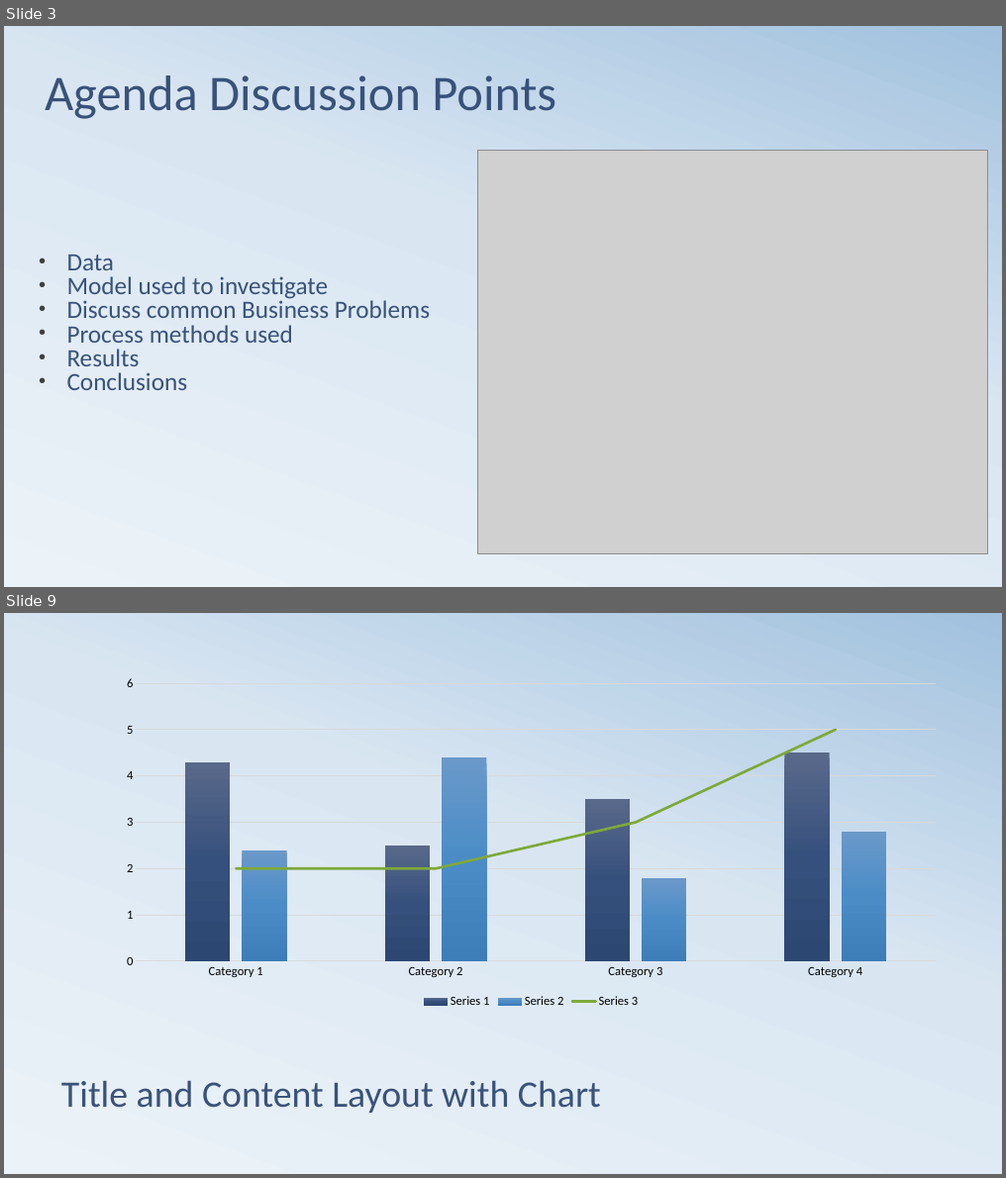
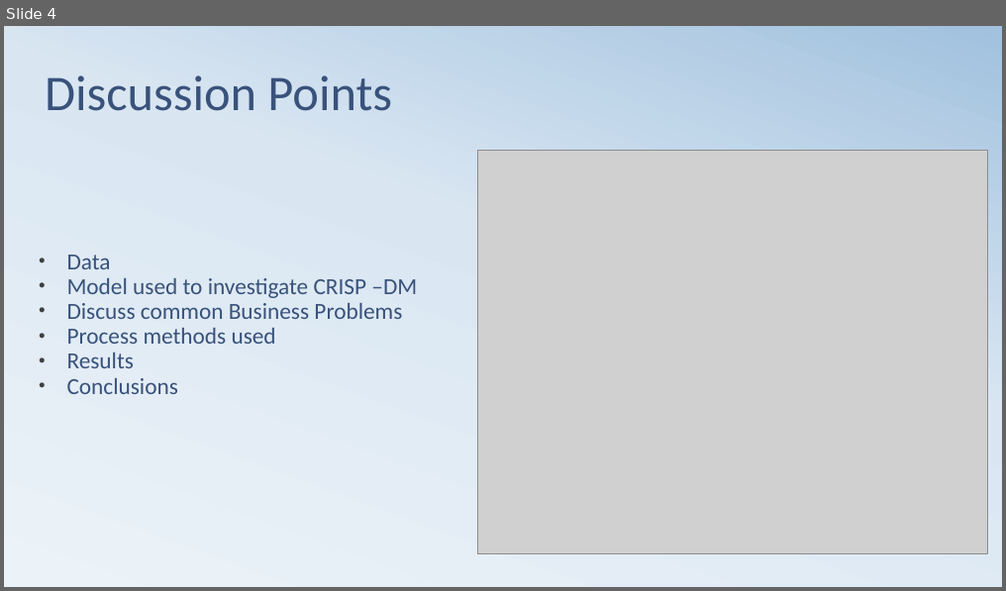
Before and after one commit to githosted/CAPSTONE, a slide deck: Capstone.pptx. Shown one above the other, each under a label of ours: slides 3 and 9 before the commit, slide 4 after it; the slides between them are not shown. The pictures are 1006x1178 and 1006x591 pixels, drawn with LibreOffice and Linux fonts; fonts in the diff are those of the drawing; grey boxes stand for pictures. Boxes give left, top, right and bottom in pixels: in the first picture for what was removed or moved away, otherwise in the second. Text is boxed around its words. In the diff, an @@ line names an element or a change of style, - is before the commit and + after.

```diff
--- a/Capstone.pptx
+++ b/Capstone.pptx
@@ slide 9 removed at (x1=4, y1=613, x2=1002, y2=1174), background gradient #ECF3F8 to #D9E6F2 to #A1C1DE @@
@@ column chart removed at (x1=110, y1=669, x2=951, y2=1012) @@
-categories: Category 1, Category 2, Category 3, Category 4
-Series 1: 4.3, 2.5, 3.5, 4.5
-Series 2: 2.4, 4.4, 1.8, 2.8
-Series 3: 2, 2, 3, 5
@@ title removed at (x1=61, y1=1080, x2=601, y2=1113) @@
-Title and Content Layout with Chart
@@ what was slide 3 is now slide 4 @@
@@ slide 4 changed as well @@
@@ title at (x1=45, y1=76, x2=392, y2=111): text changed @@
-Agenda Discussion Points
+Discussion Points
@@ text at (x1=67, y1=255, x2=402, y2=394): size 24 to 22.2 pt in "Data", "Discuss common Business Problems", "Process methods used", "Results" and 1 more places; line spacing 0.8 to 0.9 @@
@@ text at (x1=67, y1=278, x2=417, y2=298): text changed; size 24 to 22.2 pt @@
-• Model used to investigate
+• Model used to investigate CRISP –DM
```
Also in this commit, not shown: 5 other slides changed, 2 slides added, 3 other slides removed, 5 other files.
